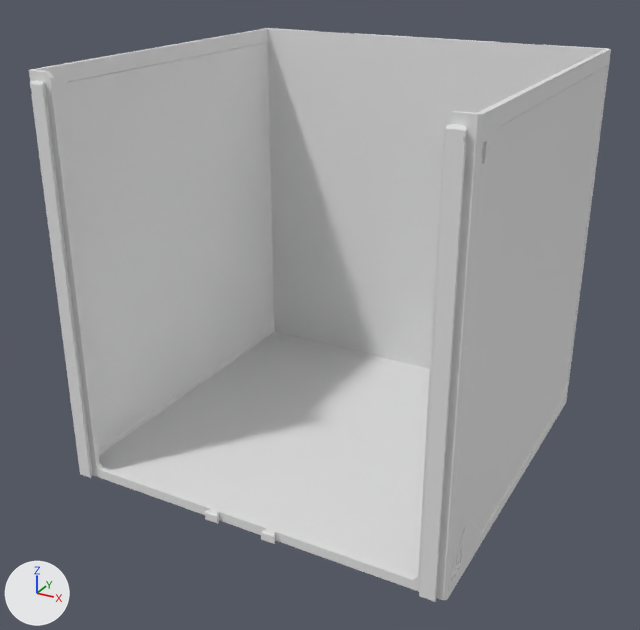
One commit to the glTF model parts/165/DecorDrawer_165-2W-3H.lib.glb: the scene before it, then after it.
One viewpoint serves both versions: a 50 mm lens placed at (157.0, -303.0, 207.0), pointed at (-3.0, -11.0, 62.0). Every picture has the same lights, and +X, +Y and +Z are marked at lower left. The first picture is the older version. Where no turn or scale is listed for an object, it has been applied to the vertices. Vertices at exactly the same position are counted once.

In view in the first picture: 'DecorDrawer_165-2W-3H'.
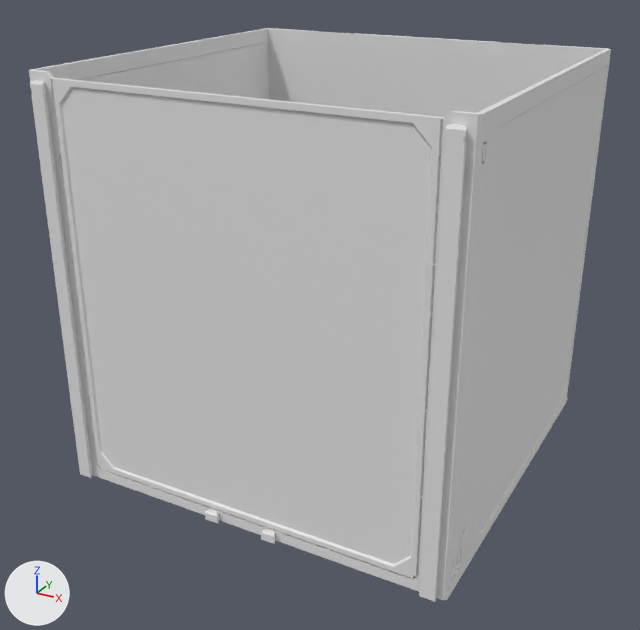
What differs and where, as boxes (x1, y1, x2, y2) in the pictures (640 x 630 px):
part 1 of me_decordrawer_165_2w_3h, added: after (482, 143, 486, 162)
part 2 of me_decordrawer_165_2w_3h, built on: before (456, 551, 462, 572); after (50, 78, 478, 595)

The change, as a list of edits to the scene's bpy script:
```text
Change me_decordrawer_165_2w_3h:
    used by ob_decordrawer_165_2w_3h; location = (0.0, 0.0, 81.0)
    remove me_decordrawer_165_2w_3h.from_pydata(...)  # 668 vertices, 1340 faces; spans x -82.0..82.0, y -80.0..80.0, z -81.0..81.0
    add me_decordrawer_165_2w_3h.from_pydata(...)  # 1167 vertices, 2338 faces; spans x -82.0..82.0, y -80.0..80.0, z -81.0..81.0
    me_decordrawer_165_2w_3h part 1: a new loose piece of 24 vertices spanning x 80.0..82.0, y -74.0..-71.0, z 68.0..72.0
    me_decordrawer_165_2w_3h part 2: 20 vertices moved within x 81.0, y -70.0..-65.0, z -76.0..-72.0; 305 vertices added at x -71.0..82.0, y -77.0..-66.0, z -77.0..79.0
    other edits to the shape of me_decordrawer_165_2w_3h do not show in these pictures
```
